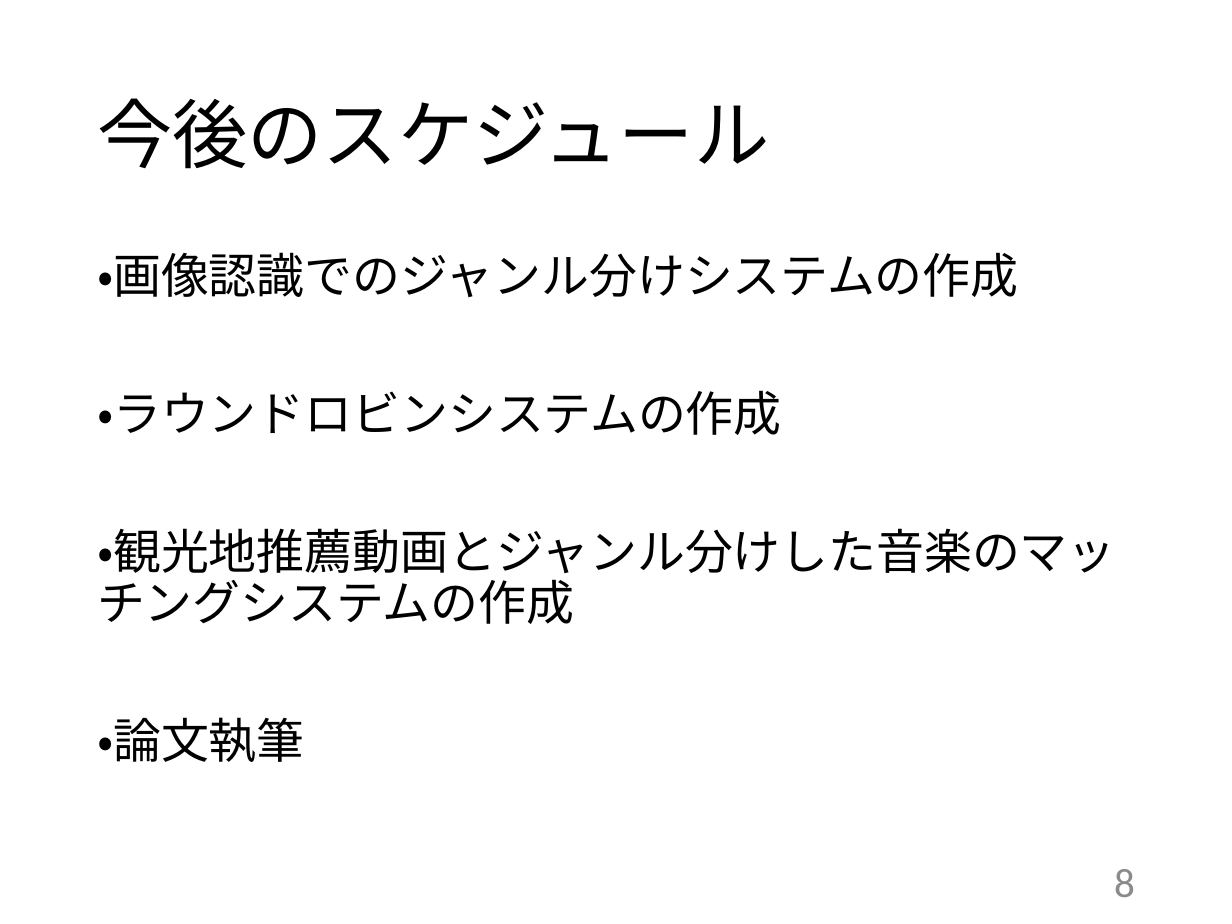
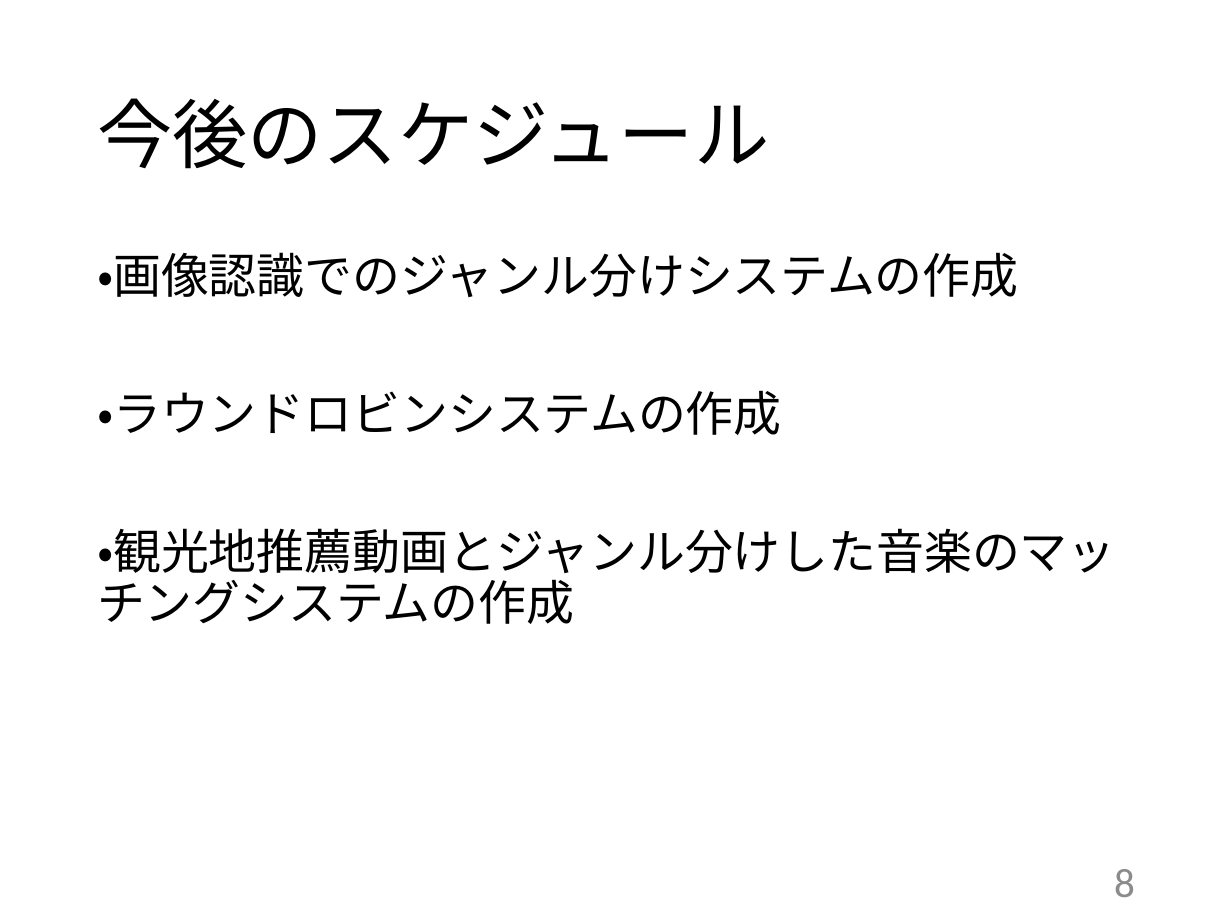
Before and after one commit to kait-takanolab/1821144-yoshii-thesis, a slide deck: slide 8 of 学部_中間発表_1821144.pptx. Drawn at 1232x924 pixels with LibreOffice and Linux fonts; fonts in the diff are those of the drawing. Boxes give left, top, right and bottom in pixels: in the first picture for what was removed or moved away, otherwise in the second. Text is boxed around its words. In the diff, an @@ line names an element or a change of style, - is before the commit and + after.

```diff
--- a/学部_中間発表_1821144.pptx
+++ b/学部_中間発表_1821144.pptx
@@ text at box(97, 717, 305, 762): paragraph removed @@
-・論文執筆
```
Also in this commit, not shown: 5 other slides changed.
